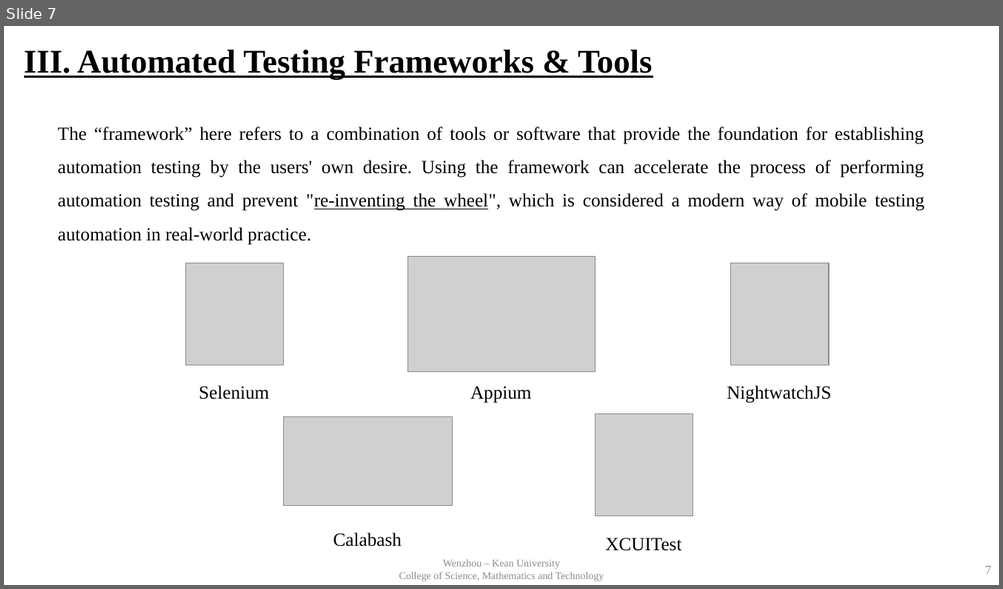
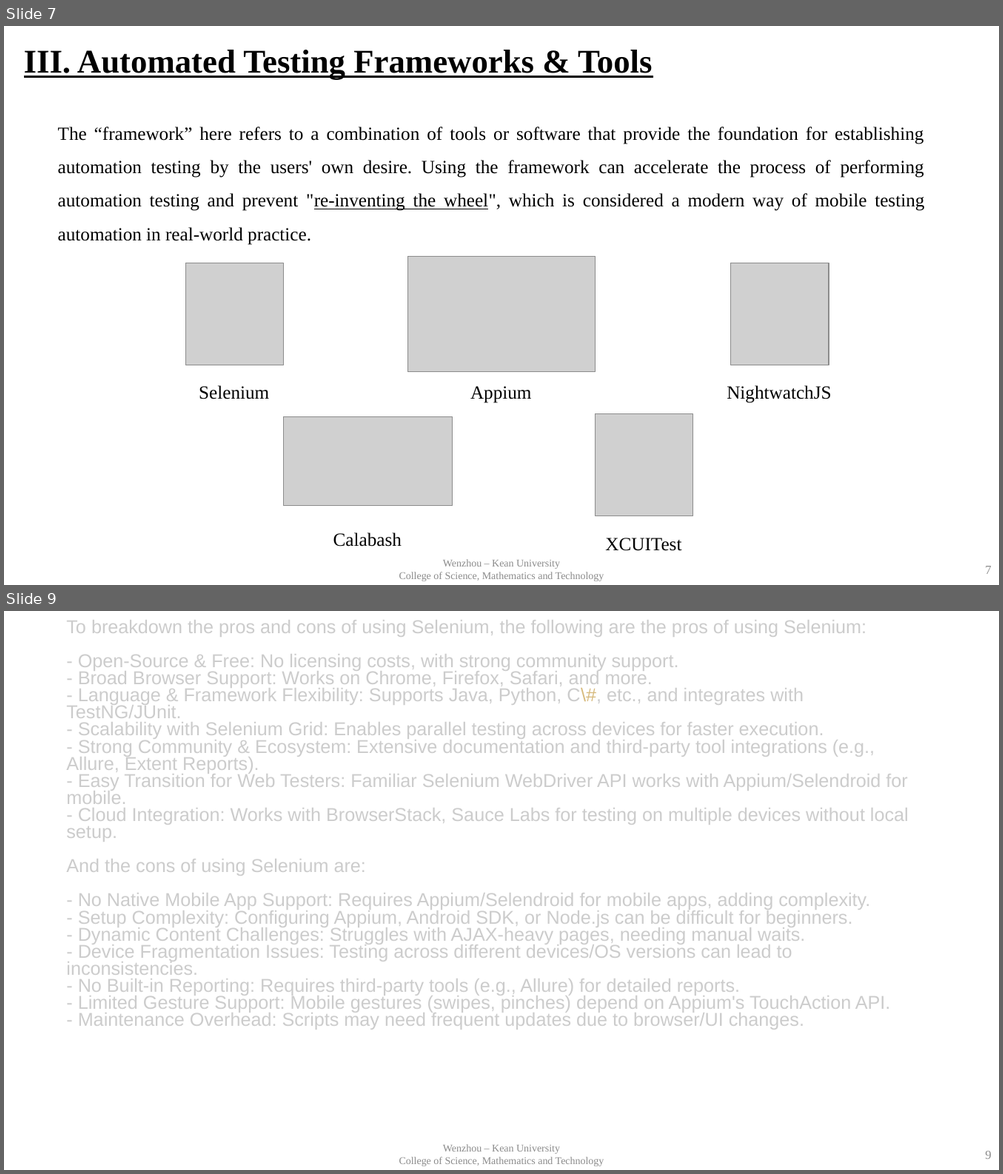
Before and after one commit to baocheng1989/sqa_paper, a slide deck: presentation.pptx. Shown one above the other, each under a label of ours: slide 7 before the commit, slides 7 and 9 after it; the slides between them are not shown. The pictures are 1003x589 and 1003x1174 pixels, drawn with LibreOffice and Linux fonts; fonts in the diff are those of the drawing; grey boxes stand for pictures; background and template pictures are left out. Boxes give left, top, right and bottom in pixels: in the first picture for what was removed or moved away, otherwise in the second. Text is boxed around its words. In the diff, an @@ line names an element or a change of style, - is before the commit and + after.

```diff
--- a/presentation.pptx
+++ b/presentation.pptx
@@ slide 9 added at bbox=[4, 611, 999, 1170], background #FFFFFF @@
@@ text added at bbox=[66, 620, 908, 1030], 18 pt, text #CCCCCC @@
+To breakdown the pros and cons of using Selenium, the following are the pros of using Selenium:
+- Open-Source & Free: No licensing costs, with strong community support.
+- Broad Browser Support: Works on Chrome, Firefox, Safari, and more.
+- Language & Framework Flexibility: Supports Java, Python, C\#, etc., and integrates with TestNG/JUnit.
+- Scalability with Selenium Grid: Enables parallel testing across devices for faster execution.
+- Strong Community & Ecosystem: Extensive documentation and third-party tool integrations (e.g., Allure, Extent Reports).
+- Easy Transition for Web Testers: Familiar Selenium WebDriver API works with Appium/Selendroid for mobile.
+- Cloud Integration: Works with BrowserStack, Sauce Labs for testing on multiple devices without local setup.
+And the cons of using Selenium are:
+- No Native Mobile App Support: Requires Appium/Selendroid for mobile apps, adding complexity.
+- Setup Complexity: Configuring Appium, Android SDK, or Node.js can be difficult for beginners.
+- Dynamic Content Challenges: Struggles with AJAX-heavy pages, needing manual waits.
+- Device Fragmentation Issues: Testing across different devices/OS versions can lead to inconsistencies.
+- No Built-in Reporting: Requires third-party tools (e.g., Allure) for detailed reports.
+- Limited Gesture Support: Mobile gestures (swipes, pinches) depend on Appium's TouchAction API.
+- Maintenance Overhead: Scripts may need frequent updates due to browser/UI changes.
@@ text added at bbox=[399, 1145, 604, 1167], 10 pt, text #8C8C8C @@
+Wenzhou – Kean University
+College of Science, Mathematics and Technology
@@ page number added at bbox=[984, 1151, 990, 1159], 12 pt, text #8C8C8C @@
+9
```
Also in this commit, not shown: 6 slides changed, 7 other slides added.
